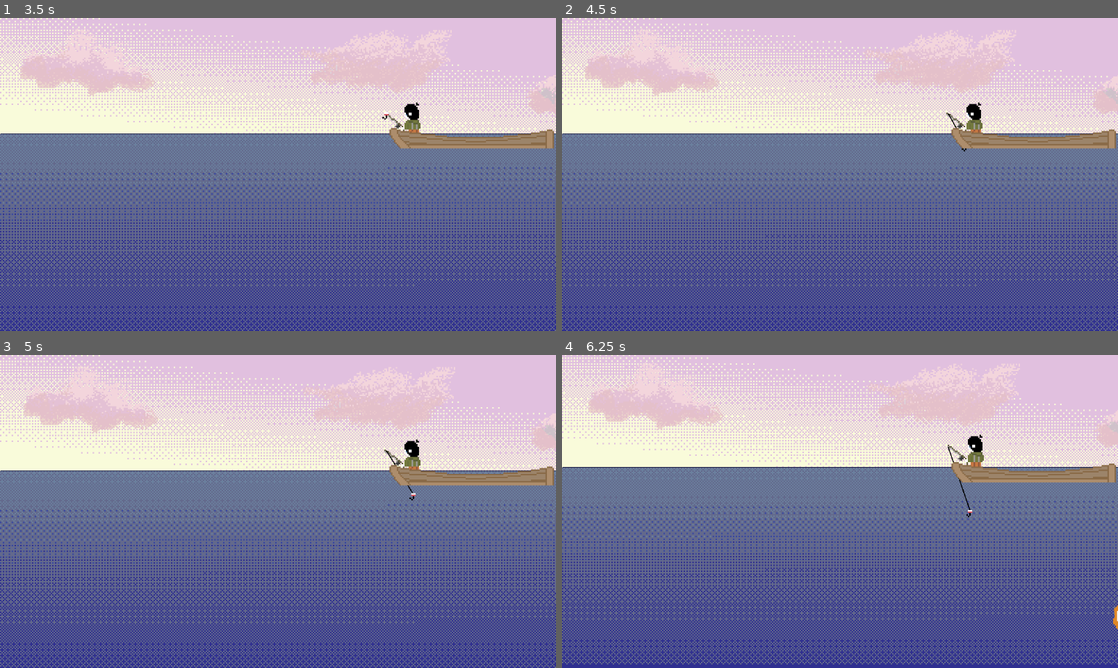
Above: before the commit, frames 1-4 (two rows, left to right).
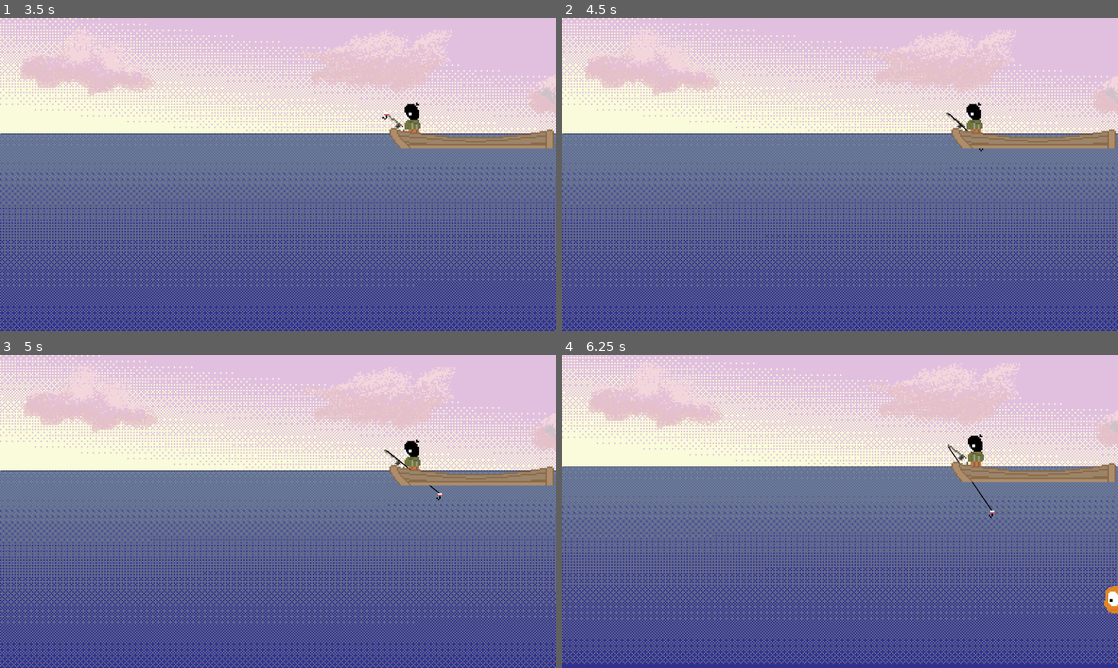
Above: after the commit, the same moments.

Repository: MarinaFlynne/LD54
Game: Godot game, scene res://Scenes/main_menu.tscn
Same seed, same stepped clock (60 frames per second), same inputs: the game is played once before the commit and once after it.
Inputs:
- Up to frame 1 (3.5 s): click "Play" at 0.5 s; hold Right (drop_game_right) 1.28-2.78 s; tap A (letter_1) at 1.35 s; tap Up (pull_hook) at 2.1 s; tap Enter at 2.75 s; hold Left (drop_game_left) from 2.78 s (still down); hold Z (reel_in) from 2.78 s (still down)
- Up to frame 2 (4.5 s): tap Space (throw_rod) at 3.5, 3.6 s; release Left (drop_game_left) at 3.53 s; release Z (reel_in) at 3.53 s; hold Right (drop_game_right) from 3.53 s (still down); tap A (letter_1) at 4.35 s
- Up to frame 3 (5 s): keep holding Right (drop_game_right)
- Up to frame 4 (6.25 s): release Right (drop_game_right) at 5.03 s; hold Left (drop_game_left) 5.03-5.78 s; tap Up (pull_hook) at 5.1 s; hold Right (drop_game_right) from 5.78 s (still down); hold Z (reel_in) from 5.78 s (still down)

Frame 1 is identical in both runs. In frame 2, less than 0.1% of the frame differs, in the area x 69-76%, y 30-43%; in frame 3, less than 0.1%; in frame 4, 15%, in the area x 0-100%, y 0-99%.

Commit message:
fixed issue with the drop minigame

Diff:
--- a/Scenes/fish_1.gd
+++ b/Scenes/fish_1.gd
@@ -69,6 +69,7 @@
 	set_collision_mask_value(9, true)
 	set_collision_mask_value(5, true)
 	await get_tree().create_timer(drop_game_length).timeout
+	physics = true
 	end_drop_game()
 
 func end_drop_game():
--- a/Scenes/fishing.gd
+++ b/Scenes/fishing.gd
@@ -7,6 +7,8 @@
 
 # represents the current time since the fishing began, in intervals of 30s
 var time = 0
+
+var fishing_minigame_active = false
 
 @export var MorningAnimPlayers: Array[NodePath]
 @export var AfternoonAnimPlayers: Array[NodePath]
@@ -193,23 +195,33 @@
 	print("START BOAT PLACEMENT")
 	var fish_scene = load(scene_path)
 	var fish = fish_scene.instantiate()
-	fish.physics = true
+#	call_deferred("initialize_fish", fish)
+	initialize_fish(fish)
+
+func initialize_fish(fish):
+	print("initialize")
+#	fish.physics = true
 	fish.global_position = $FishPlacementPos.global_position
-	add_child(fish)
+#	call_deferred("add_child", fish)
+	call_deferred("add_child", fish)
+	await get_tree().create_timer(0.1).timeout
 	fish.start_drop_game()
 	await fish.drop_game_end
 	await get_tree().create_timer(1).timeout
+	fishing_minigame_active = false
 	throw_enabled = true
 	$CameraMain.make_current()
-#	fish.enable_in_boat_physics()
-#	fish.position =
-	pass
+
 
 func _on_fish_catch_detect_area_entered(area):
-
-#	var body = area.get_parent()
-	$Hook.unattach()
-
-	var scene_path = area.get_parent().scene
-	start_boat_placement(scene_path)
-	area.get_parent().queue_free()
+	if not fishing_minigame_active:
+		var scene_path = area.get_parent().scene
+		area.get_parent().queue_free()
+	#	var body = area.get_parent()
+		$Hook.unattach()
+
+	#	var scene_path = area.get_parent().scene
+		start_boat_placement(scene_path)
+#		call_deferred("start_boat_placement", scene_path)
+#		start_boat_placement(scene_path)
+		fishing_minigame_active = true
--- a/Scenes/fishing.tscn
+++ b/Scenes/fishing.tscn
@@ -564,18 +564,21 @@
 
 [sub_resource type="Curve2D" id="Curve2D_hqej8"]
 _data = {
-"points": PackedVector2Array(0, 0, 0, 0, -64, 408, 0, 0, 0, 0, -64, 640)
+"points": PackedVector2Array(0, 0, 0, 0, -64, 408, 0, 0, 0, 0, -64, 1680)
 }
 point_count = 2
 
 [sub_resource type="Curve2D" id="Curve2D_786e1"]
 _data = {
-"points": PackedVector2Array(0, 0, 0, 0, 1216, 376, 0, 0, 0, 0, 1216, 648)
+"points": PackedVector2Array(0, 0, 0, 0, 1216, 376, 0, 0, 0, 0, 1216, 1680)
 }
 point_count = 2
 
 [sub_resource type="RectangleShape2D" id="RectangleShape2D_ukvqj"]
-size = Vector2(64, 784)
+size = Vector2(96, 1764)
+
+[sub_resource type="RectangleShape2D" id="RectangleShape2D_jb8it"]
+size = Vector2(1520, 242)
 
 [sub_resource type="Animation" id="Animation_teevs"]
 resource_name = "Fade_in"
@@ -620,6 +623,12 @@
 [sub_resource type="RectangleShape2D" id="RectangleShape2D_jitlq"]
 size = Vector2(20, 98)
 
+[sub_resource type="RectangleShape2D" id="RectangleShape2D_sx3yp"]
+size = Vector2(26, 1786)
+
+[sub_resource type="RectangleShape2D" id="RectangleShape2D_f6nrs"]
+size = Vector2(1286.5, 270)
+
 [node name="Fishing" type="Node2D"]
 script = ExtResource("1_cb4ro")
 MorningAnimPlayers = Array[NodePath]([NodePath("Background/SkyMorning/AnimationPlayer"), NodePath("Clouds/Cloud1/Morning/AnimationPlayer"), NodePath("Clouds/Cloud2/Morning/AnimationPlayer"), NodePath("Ocean/OceanMorning/AnimationPlayer")])
@@ -800,11 +809,11 @@
 
 [node name="Hook" parent="." instance=ExtResource("5_s578x")]
 position = Vector2(800, 200)
-collision_mask = 1
+collision_mask = 513
 max_throw_velocity = Vector2(-760, -450)
 underwater_gravity_scale = 0.7
 enter_water_velocity_y = 50.0
-nudge_speed = 40
+nudge_speed = 80
 AttachPoint = NodePath("../FishingRod/AttachPoint")
 
 [node name="Reload" type="Button" parent="."]
@@ -828,7 +837,7 @@
 autostart = true
 
 [node name="FishTimer" type="Timer" parent="."]
-wait_time = 4.0
+wait_time = 2.0
 autostart = true
 
 [node name="Boat" parent="." instance=ExtResource("112_pcy6c")]
@@ -856,12 +865,16 @@
 collision_mask = 128
 
 [node name="CollisionShape2D" type="CollisionShape2D" parent="DespawnArea"]
-position = Vector2(-160, 280)
+position = Vector2(-184, 880)
 shape = SubResource("RectangleShape2D_ukvqj")
 
 [node name="CollisionShape2D2" type="CollisionShape2D" parent="DespawnArea"]
-position = Vector2(1312, 256)
+position = Vector2(1344, 880)
 shape = SubResource("RectangleShape2D_ukvqj")
+
+[node name="CollisionShape2D3" type="CollisionShape2D" parent="DespawnArea"]
+position = Vector2(568, 1904)
+shape = SubResource("RectangleShape2D_jb8it")
 
 [node name="MinigameLayer" type="CanvasLayer" parent="."]
 
@@ -879,7 +892,7 @@
 collision_mask = 32
 
 [node name="CollisionShape2D" type="CollisionShape2D" parent="FishCatchDetect"]
-position = Vector2(575, -147)
+position = Vector2(575, 104)
 shape = SubResource("RectangleShape2D_oi662")
 
 [node name="FishPlacementPos" type="Node2D" parent="."]
@@ -903,6 +916,22 @@
 stream = ExtResource("114_qeot1")
 volume_db = -14.762
 autoplay = true
+
+[node name="WorldBorder" type="StaticBody2D" parent="."]
+collision_layer = 512
+collision_mask = 8
+
+[node name="CollisionShape2D" type="CollisionShape2D" parent="WorldBorder"]
+position = Vector2(-5, 891)
+shape = SubResource("RectangleShape2D_sx3yp")
+
+[node name="CollisionShape2D2" type="CollisionShape2D" parent="WorldBorder"]
+position = Vector2(1157, 944)
+shape = SubResource("RectangleShape2D_sx3yp")
+
+[node name="CollisionShape2D3" type="CollisionShape2D" parent="WorldBorder"]
+position = Vector2(554.75, 1863)
+shape = SubResource("RectangleShape2D_f6nrs")
 
 [connection signal="body_entered" from="WaterColliders/WaterCollider" to="Hook" method="_on_water_collision_body_entered"]
 [connection signal="body_exited" from="WaterColliders/WaterCollider" to="Hook" method="_on_water_collider_body_exited"]
--- a/project.godot
+++ b/project.godot
@@ -79,6 +79,7 @@
 2d_physics/layer_7="Boat"
 2d_physics/layer_8="Despawn"
 2d_physics/layer_9="drop game barrier"
+2d_physics/layer_10="World Border"
 
 [rendering]
 
Not shown: 1 places in Scenes/fishing.tscn that only renumber resources
